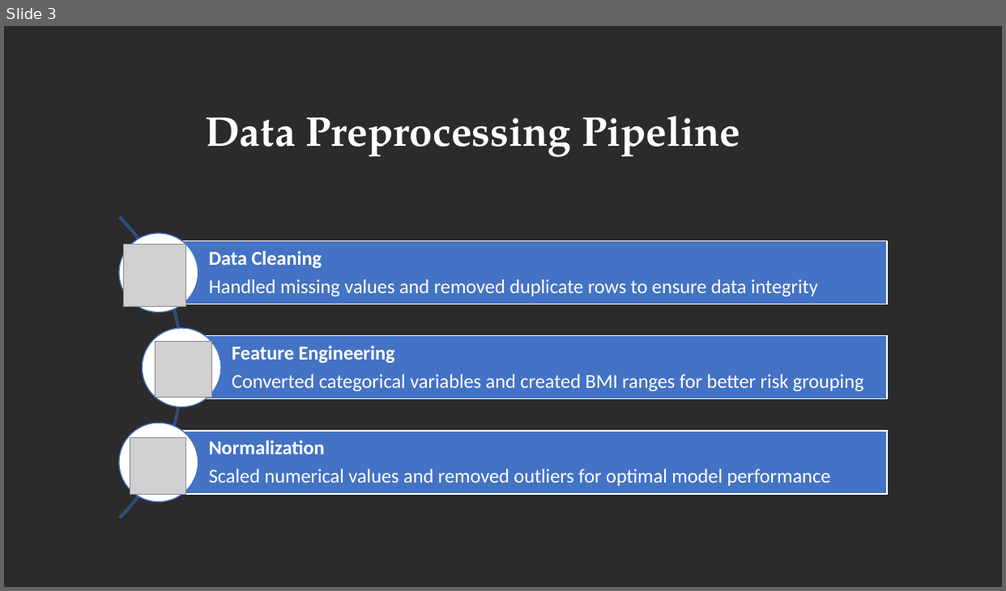
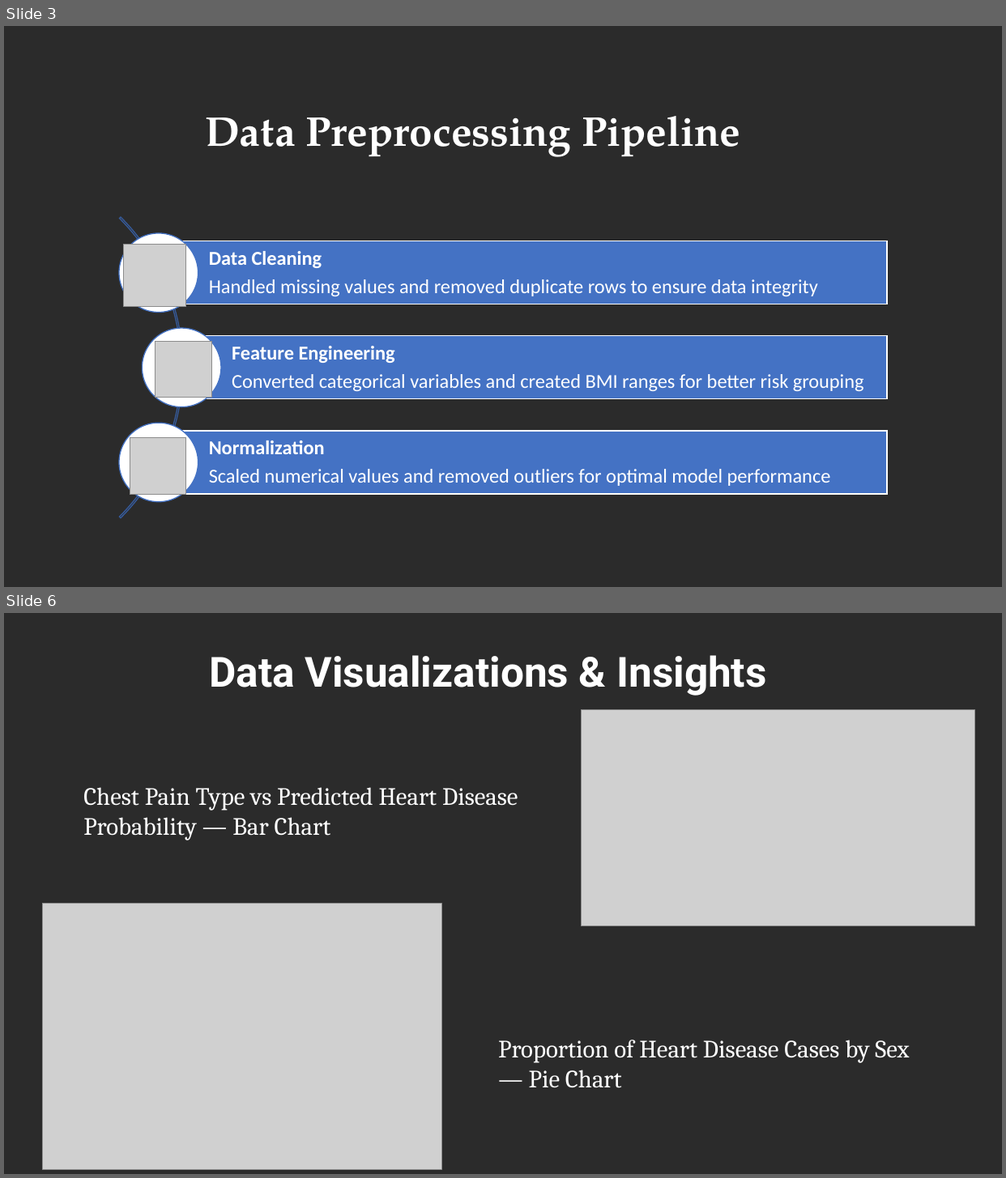
Before and after one commit to Kankana-Mondal/IBM-AI-ML, a slide deck: AI-ML.pptx. Shown one above the other, each under a label of ours: slide 3 before the commit, slides 3 and 6 after it; the slides between them are not shown. The pictures are 1006x591 and 1006x1178 pixels, drawn with LibreOffice and Linux fonts; fonts in the diff are those of the drawing; grey boxes stand for pictures; background and template pictures are left out; a plain dark background stands for a picture behind light text. Boxes give left, top, right and bottom in pixels: in the first picture for what was removed or moved away, otherwise in the second. Text is boxed around its words. In the diff, an @@ line names an element or a change of style, - is before the commit and + after.

```diff
--- a/AI-ML.pptx
+++ b/AI-ML.pptx
@@ slide 6 added at <box>4,613,1002,1174</box>, background picture (left out) @@
@@ text added at <box>209,655,766,696</box>, 40 pt, text #FFFFFF, bold @@
+Data Visualizations & Insights
@@ picture added at <box>582,709,975,926</box> @@
@@ text added at <box>83,787,518,841</box>, 24 pt, text #FFFFFF @@
+Chest Pain Type vs Predicted Heart Disease Probability — Bar Chart
@@ picture added at <box>43,904,442,1170</box> @@
@@ text added at <box>498,1040,909,1088</box>, 24 pt, text #FFFFFF @@
+Proportion of Heart Disease Cases by Sex
+— Pie Chart
```
Also in this commit, not shown: 1 slide changed, 5 other slides added.
